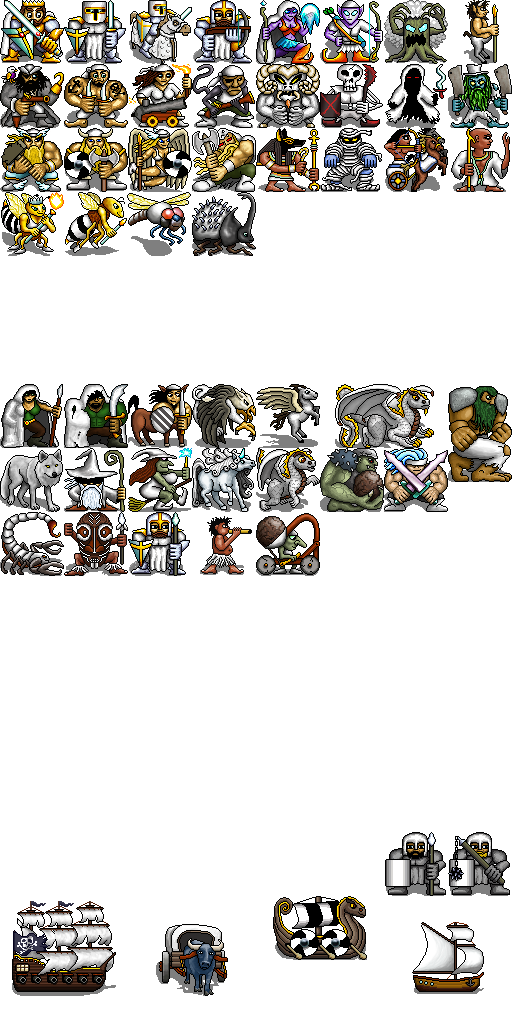
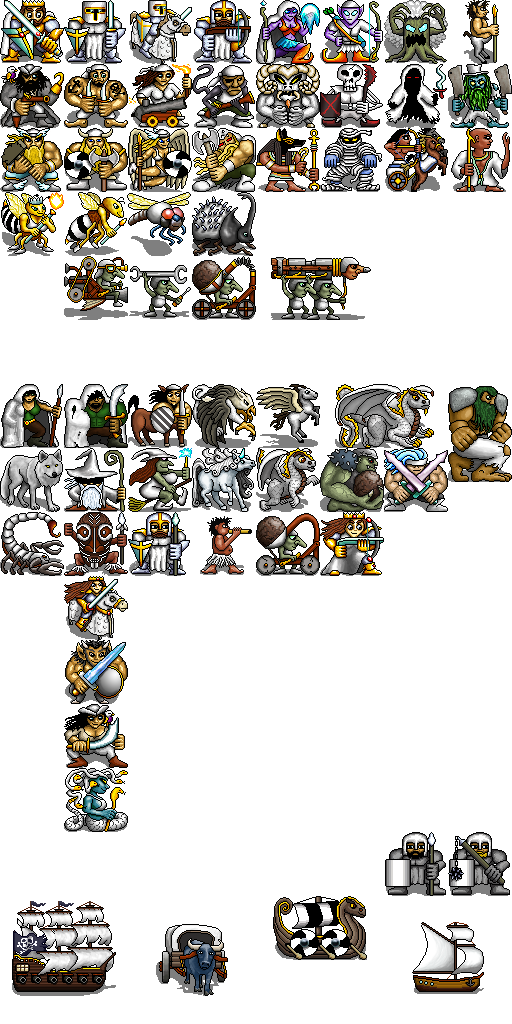
Two versions of the same layered image (512×1024). Layer-by-layer changes:
painted on "Colour" over (x1=65, y1=258, x2=369, y2=831)
painted on "Detail" over (x1=22, y1=8, x2=495, y2=974)
painted on "Shadow" over (x1=31, y1=127, x2=379, y2=987)
